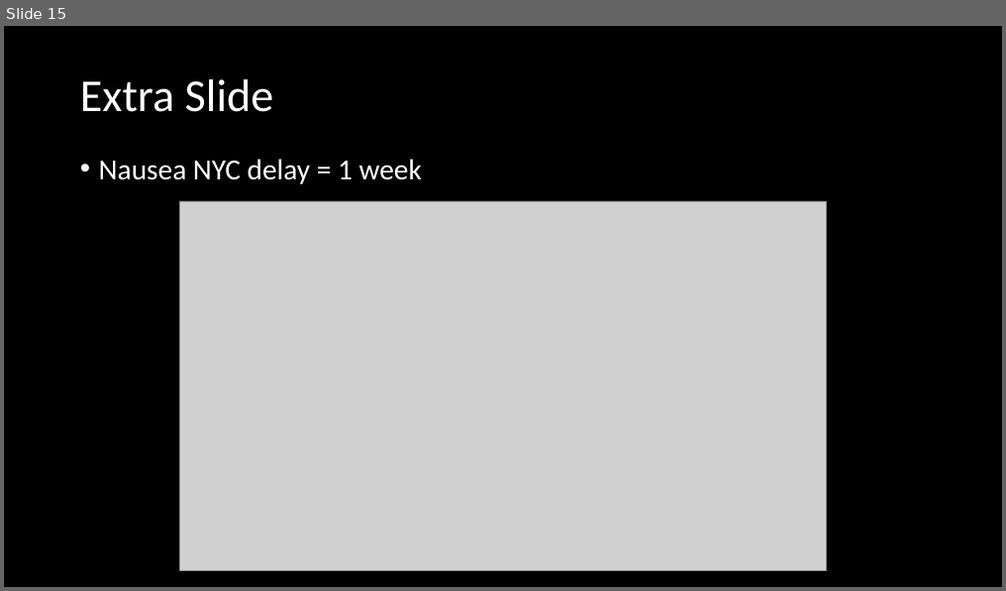
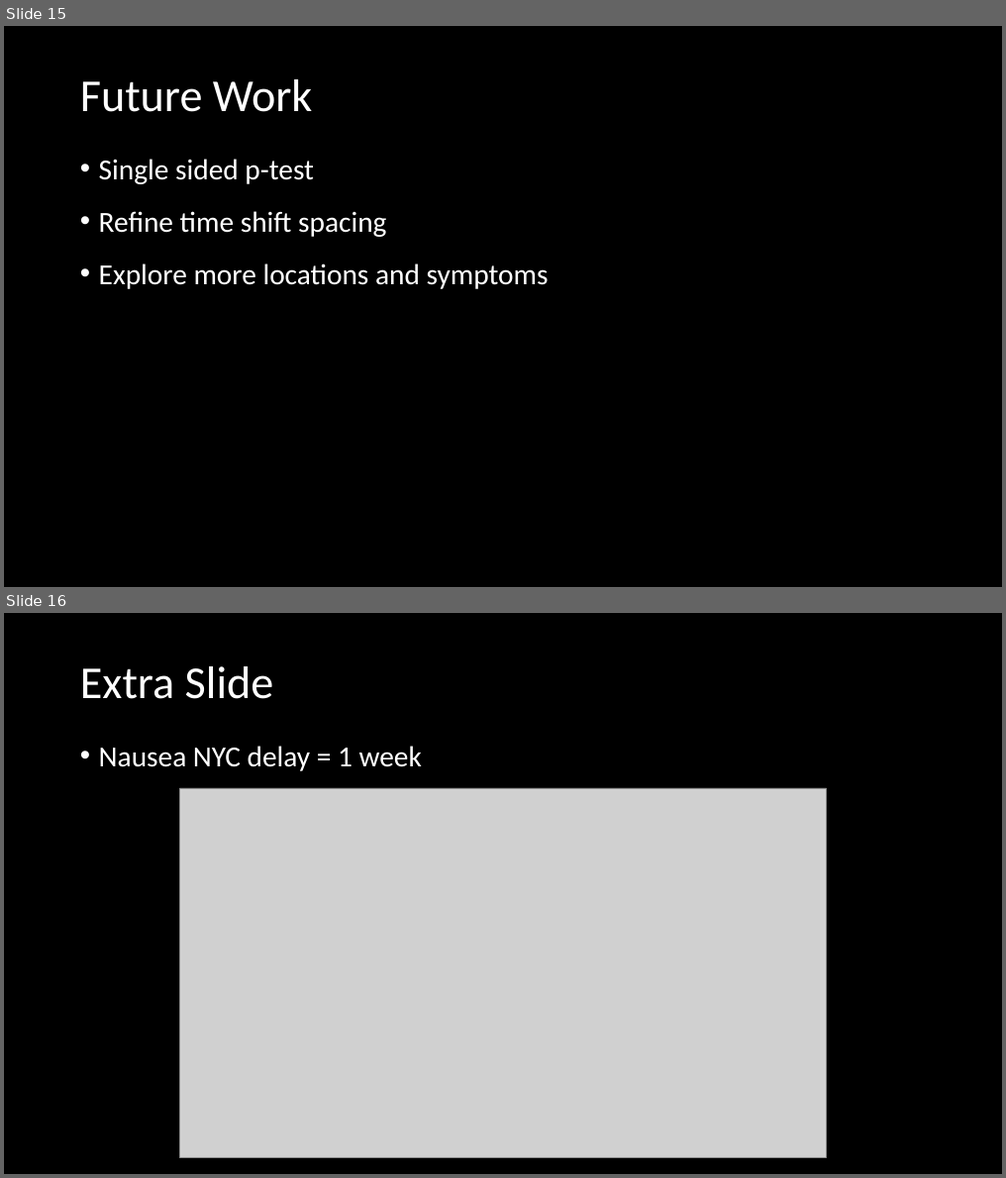
Before and after one commit to chrisshaffer/covid-symptom-searches, a slide deck: COVID-19 Symptom Searches and Hospitalizations.pptx. Shown one above the other, each under a label of ours: slide 15 before the commit, slides 15 and 16 after it. The pictures are 1006x591 and 1006x1178 pixels, drawn with LibreOffice and Linux fonts; fonts in the diff are those of the drawing; grey boxes stand for pictures. Boxes give left, top, right and bottom in pixels: in the first picture for what was removed or moved away, otherwise in the second. Text is boxed around its words. In the diff, an @@ line names an element or a change of style, - is before the commit and + after.

```diff
--- a/COVID-19 Symptom Searches and Hospitalizations.pptx
+++ b/COVID-19 Symptom Searches and Hospitalizations.pptx
@@ slide 15 added at (4, 26, 1002, 587), background #000000 @@
@@ title added at (80, 79, 313, 112), 44 pt, text #FFFFFF @@
+Future Work
@@ text added at (99, 159, 548, 289), 28 pt, text #FFFFFF @@
+• Single sided p-test
+• Refine time shift spacing
+• Explore more locations and symptoms
@@ what was slide 15 is now slide 16 @@
```
Also in this commit, not shown: 2 slides changed.
